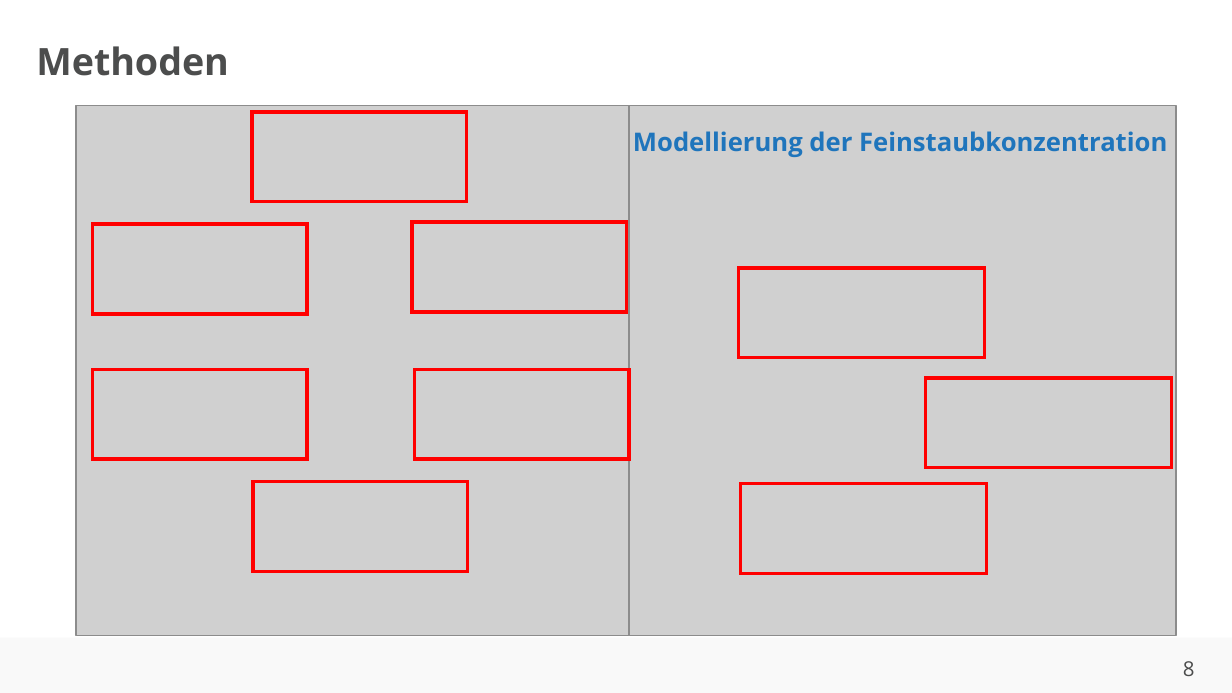
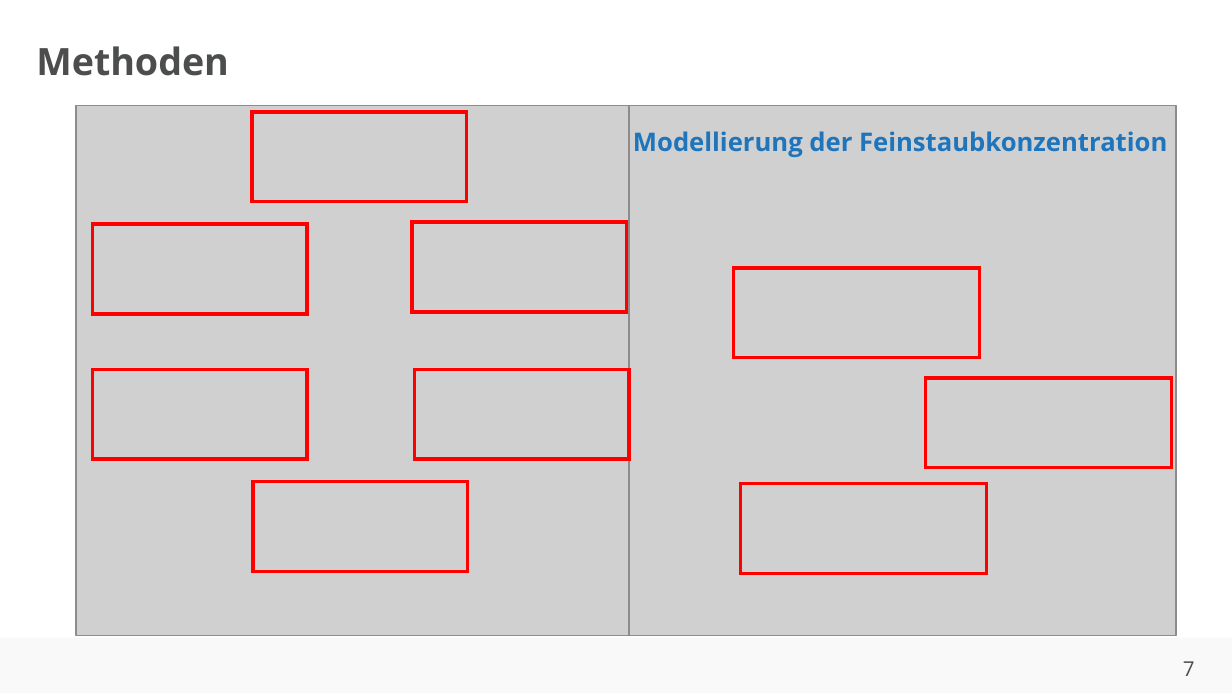
Before and after one commit to ahndavin/Abschlussarbeit_Bachelor, a slide deck: slide 7 of Kolloquium/Kolloquium.pptx (slide 8 before the commit). Drawn at 1232x693 pixels with LibreOffice and Linux fonts; fonts in the diff are those of the drawing; grey boxes stand for pictures; background and template pictures are left out. Boxes give left, top, right and bottom in pixels: in the first picture for what was removed or moved away, otherwise in the second. Text is boxed around its words. In the diff, an @@ line names an element or a change of style, - is before the commit and + after.

```diff
--- a/Kolloquium/Kolloquium.pptx
+++ b/Kolloquium/Kolloquium.pptx
@@ rectangle: place and size @@
-rectangle at [738, 267, 984, 357]
+rectangle at [734, 267, 981, 357]
@@ page number at [1183, 661, 1195, 676]: text changed @@
-8
+7
```
Also in this commit, not shown: 6 other slides changed, 3 slides added, 1 slide removed.
